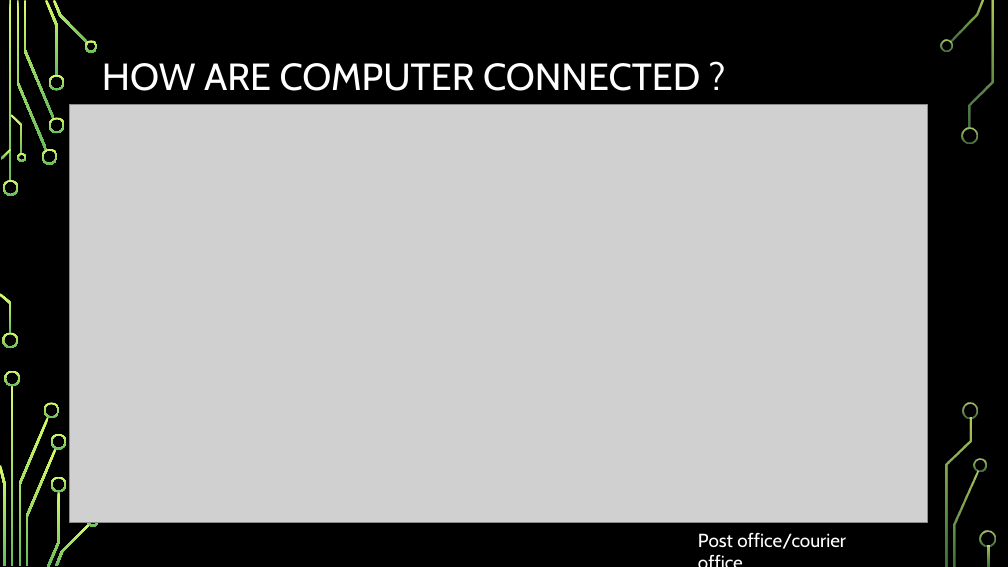
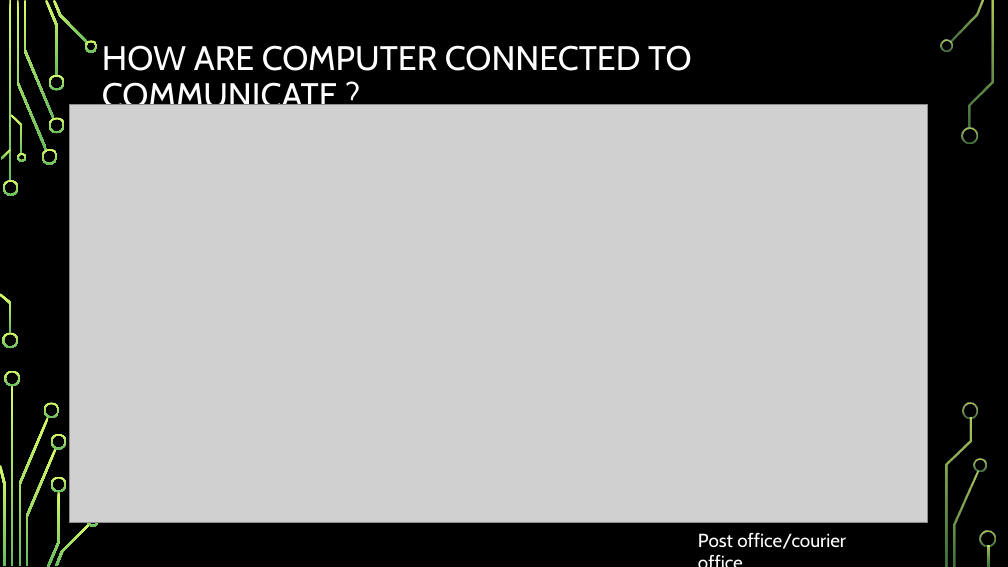
Before and after one commit to girishsukukumar/IoTWorkshop, a slide deck: slide 28 of Module-1.pptx (slide 22 before the commit). Drawn at 1008x567 pixels with LibreOffice and Linux fonts; fonts in the diff are those of the drawing; grey boxes stand for pictures; background and template pictures are left out. Boxes give left, top, right and bottom in pixels: in the first picture for what was removed or moved away, otherwise in the second. Text is boxed around its words. In the diff, an @@ line names an element or a change of style, - is before the commit and + after.

```diff
--- a/Module-1.pptx
+++ b/Module-1.pptx
@@ title at (x1=102, y1=45, x2=691, y2=114): text changed; size 36 to 32.4 pt @@
-HOW ARE COMPUTER CONNECTED ?
+HOW ARE COMPUTER CONNECTED TO COMMUNICATE ?
```
Also in this commit, not shown: 5 other slides changed, 6 slides added.
